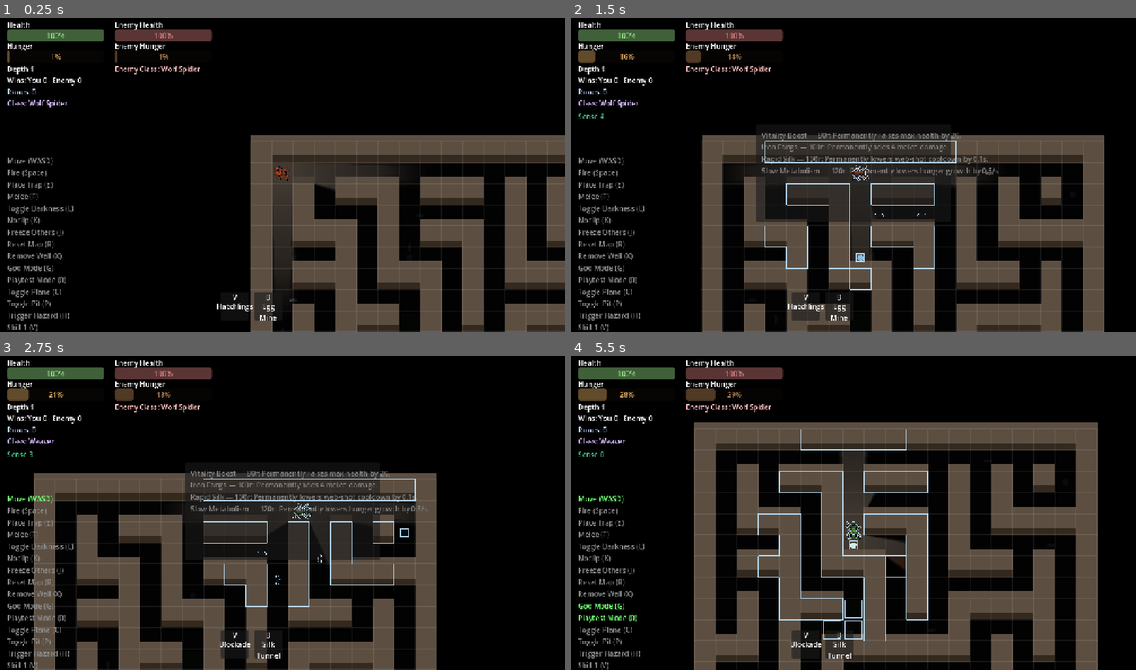
Above: before the commit, frames 1-4 (two rows, left to right).
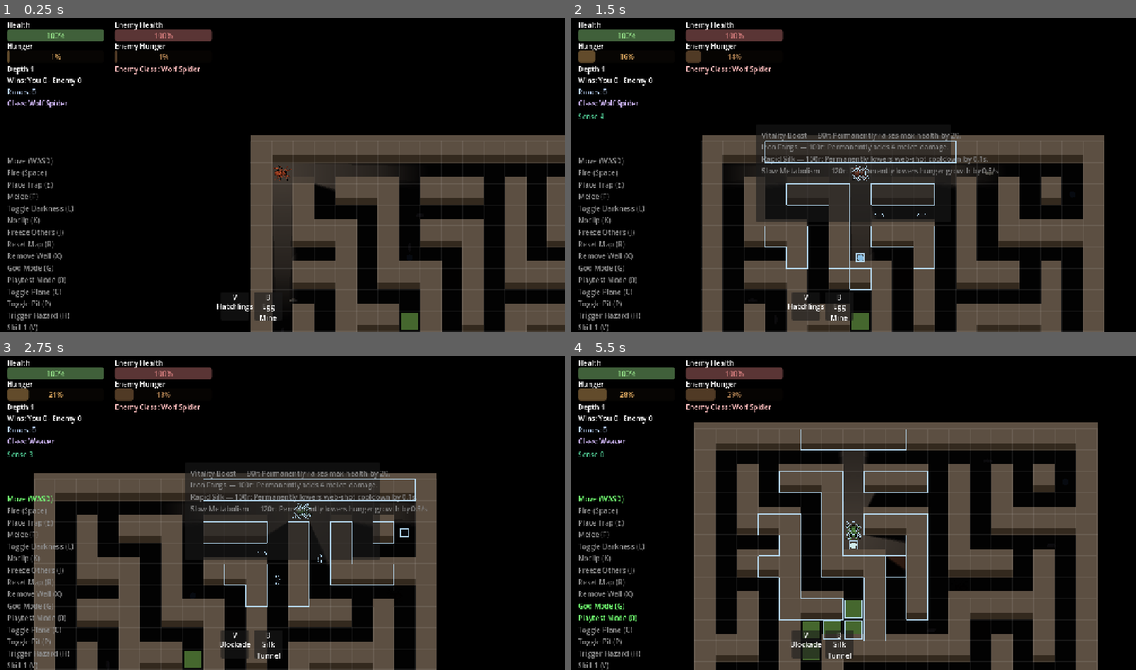
Above: after the commit, the same moments.

Repository: ehix/burrow
Game: Godot game, scene res://world/world.tscn
Same seed, same stepped clock (60 frames per second), same inputs: the game is played once before the commit and once after it.
Inputs (mouse positions are in pixels of both pictures, inside the frame that each line leads up to):
- Up to frame 1 (0.25 s): no input
- Up to frame 2 (1.5 s): tap Enter at 0.5 s; move the mouse to (977, 156) at 0.52 s; hold D (move_right) 0.53-1.25 s; tap N (sense) at 0.6 s; click (977, 156) at 0.67 s; tap 5 (toggle_shop) at 0.77 s; drag from (740, 187) to (893, 256) at 1.27 s
- Up to frame 3 (2.75 s): move the mouse to (339, 440) at 2.02 s; hold D (move_right) from 2.03 s (still down); hold Q (cycle_class) from 2.03 s (still down); tap N (sense) at 2.3 s
- Up to frame 4 (5.5 s): release D (move_right) at 2.75 s; release Q (cycle_class) at 2.75 s; drag from (825, 575) to (876, 509) at 2.77 s; move the mouse to (1023, 560) at 3.52 s; hold A (move_left) 3.53-4.25 s; hold G (dev_god_mode) 3.53-4.25 s; tap 5 (toggle_shop) at 3.77 s; tap N (sense) at 3.8, 5.3 s; drag from (684, 462) to (830, 509) at 4.27 s; move the mouse to (881, 509) at 5.02 s; hold S (move_down) from 5.03 s (still down); hold 0 (dev_playtest_mode) from 5.03 s (still down); click (881, 509) at 5.17 s

The runs differ from the first frame. In frame 1, 0.2% of the frame differs, in the area x 71-74%, y 93-100%; in frame 2, 0.2%; in frame 3, 0.2%; in frame 4, 0.7%, in the area x 41-52%, y 77-97%.

Commit message:
Blockade/CentipedeSegment: make them unshaded so the player's torch doesn't paint a dark outline on them
Playtest finding: both are flat, un-textured placeholder rects (no
material override), so they were fully subject to the player's
VisionLight -- its real radial falloff crosses a small 40x40 rect
noticeably at exactly the range a player usually stands next to one,
brighter at the light's own centre and dimmer toward the rect's own
edges. On a flat solid-color shape with no real surface geometry for a
lighting gradient to make sense across, that reads as a dark "outline"
around the shape rather than intentional shading -- worse the closer the
player stood, and fading to uniformly near-black at greater distance
(the "leaves a black square" comparison to the centipede-boundary
scenario). Same root cause and fix as MazeRenderer/WallOverdrawMask's
own earlier unshaded fix: both now assign a CanvasItemMaterial with
light_mode = LIGHT_MODE_UNSHADED in _ready(), so they always render their
own literal authored color regardless of the torch's position or
shadows.

Verified via a real-rendering probe: sampled centre/edge/corner pixels on
both before and after -- before, a lit centre fading to near-black edges;
after, all three match within antialiasing rounding.

Co-Authored-By: Claude Sonnet 5 <noreply@anthropic.com>
Claude-Session: https://claude.ai/code/session_01PDMa91nSwt3GF5ptiRXdm6

Diff:
--- a/entities/centipede/centipede_segment.gd
+++ b/entities/centipede/centipede_segment.gd
@@ -9,6 +9,15 @@
 
 func _ready() -> void:
 	add_to_group("centipede_segments")
+	# Always renders at its own literal authored color, never relit by the
+	# player's VisionLight (playtest finding, same root cause and fix as
+	# Blockade.gd's own -- see its doc comment: a flat placeholder rect this
+	# small reads with a visibly darker "outline" toward its own edges under
+	# the light's real radial falloff, worst at exactly the close range a
+	# segment usually gets seen at, since there's no real surface geometry
+	# for that gradient to make sense across).
+	material = CanvasItemMaterial.new()
+	material.light_mode = CanvasItemMaterial.LIGHT_MODE_UNSHADED
 
 
 func _draw() -> void:
--- a/entities/skills/scenes/blockade.gd
+++ b/entities/skills/scenes/blockade.gd
@@ -35,6 +35,17 @@
 
 func _ready() -> void:
 	add_to_group("blockades")
+	# Always renders at its own literal authored color, never relit by the
+	# player's VisionLight (playtest finding, same root cause as MazeRenderer's
+	# own unshaded fix: the light's real radial falloff -- most pronounced at
+	# close range, exactly where a placed blockade usually gets seen -- made
+	# this flat 40x40 rect read with a bright lit centre fading to a visibly
+	# darker "outline" toward its own edges, worse the closer the player
+	# stood, since there's no real surface geometry here for a lighting
+	# gradient to make sense across in the first place; the same rect just
+	# looks like a rendering bug instead of an intentional shading style).
+	material = CanvasItemMaterial.new()
+	material.light_mode = CanvasItemMaterial.LIGHT_MODE_UNSHADED
 
 
 func _draw() -> void:
